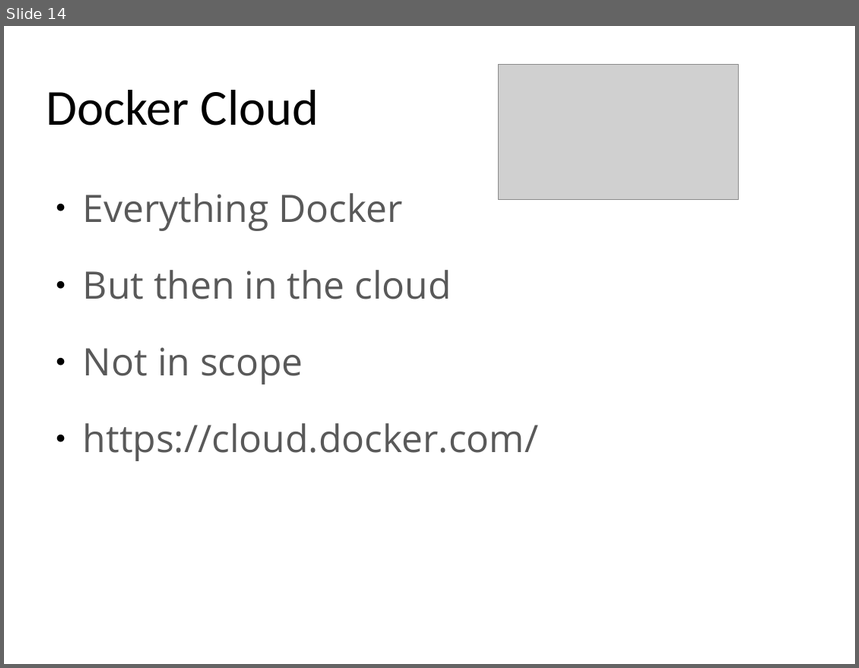
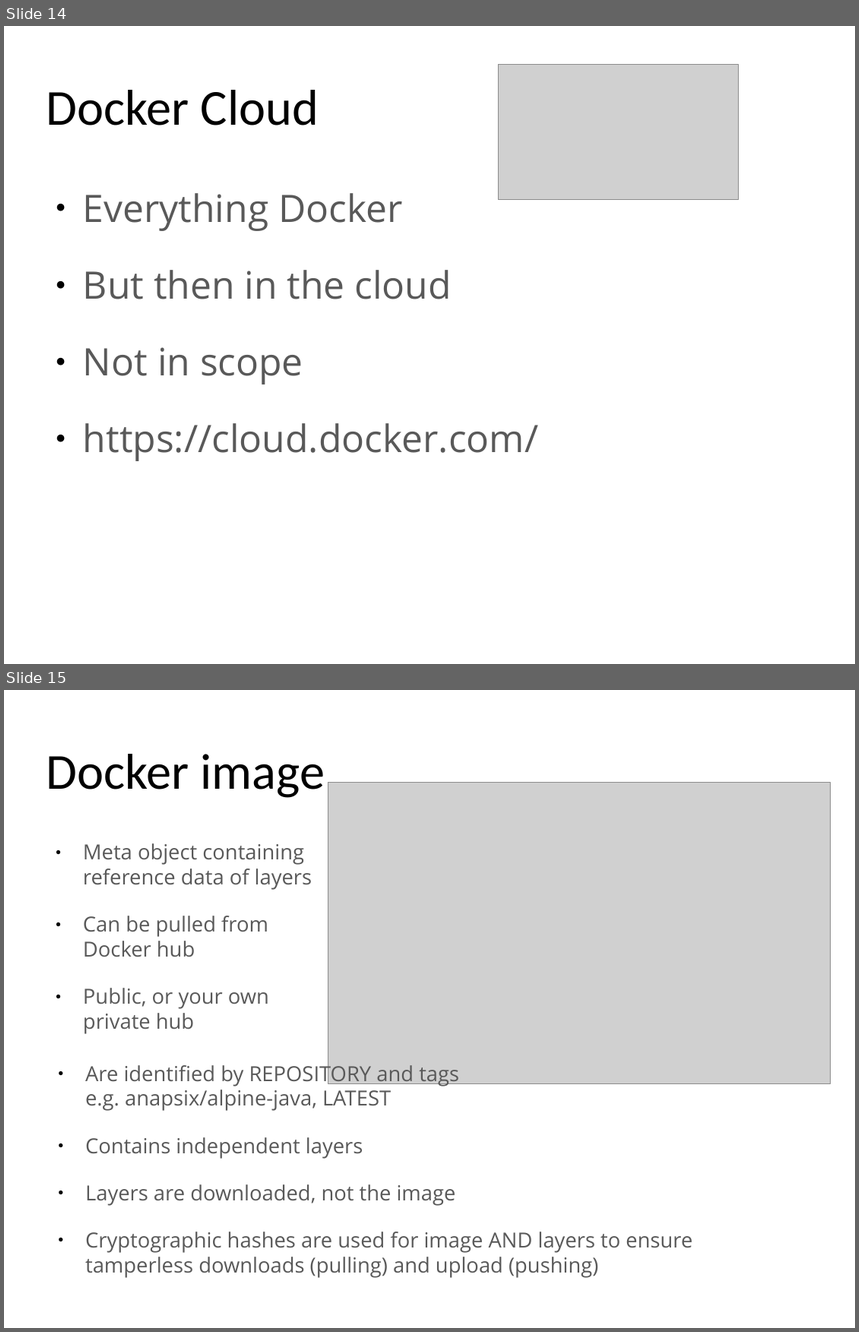
Before and after one commit to yeronimuz/gossip, a slide deck: presentation/docker_for_java_v1.0.odp. Shown one above the other, each under a label of ours: slide 14 before the commit, slides 14 and 15 after it. The pictures are 859x668 and 859x1332 pixels, drawn with LibreOffice and Linux fonts; fonts in the diff are those of the drawing; grey boxes stand for pictures; background and template pictures are left out. Boxes give left, top, right and bottom in pixels: in the first picture for what was removed or moved away, otherwise in the second. Text is boxed around its words. In the diff, an @@ line names an element or a change of style, - is before the commit and + after.

```diff
--- a/presentation/docker_for_java_v1.0.odp
+++ b/presentation/docker_for_java_v1.0.odp
@@ slide 15 added at [4,690,855,1328], background #FFFFFF @@
@@ title added at [47,754,325,798], 47 pt, text #000000 @@
+Docker image
@@ picture added at [329,783,830,1084] @@
@@ text added at [83,844,312,1034], 19.4 pt, text #595959 @@
+● Meta object containing reference data of layers
+● Can be pulled from Docker hub
+● Public, or your own private hub
@@ text added at [85,1062,693,1278], 19.4 pt, text #595959 @@
+● Are identified by REPOSITORY and tags
+  e.g. anapsix/alpine-java, LATEST
+● Contains independent layers
+● Layers are downloaded, not the image
+● Cryptographic hashes are used for image AND layers to ensure tamperless downloads (pulling) and upload (pushing)
```
Also in this commit, not shown: 5 slides changed, 17 other slides added.
